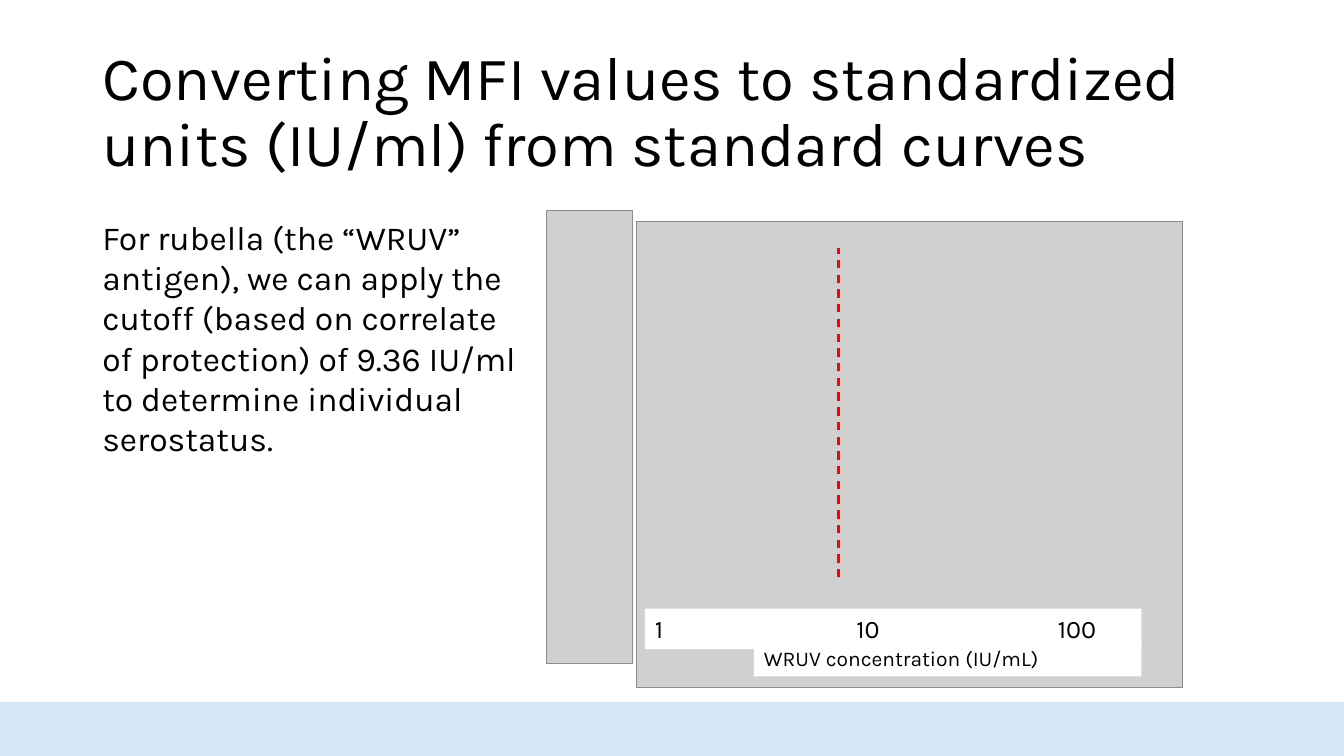
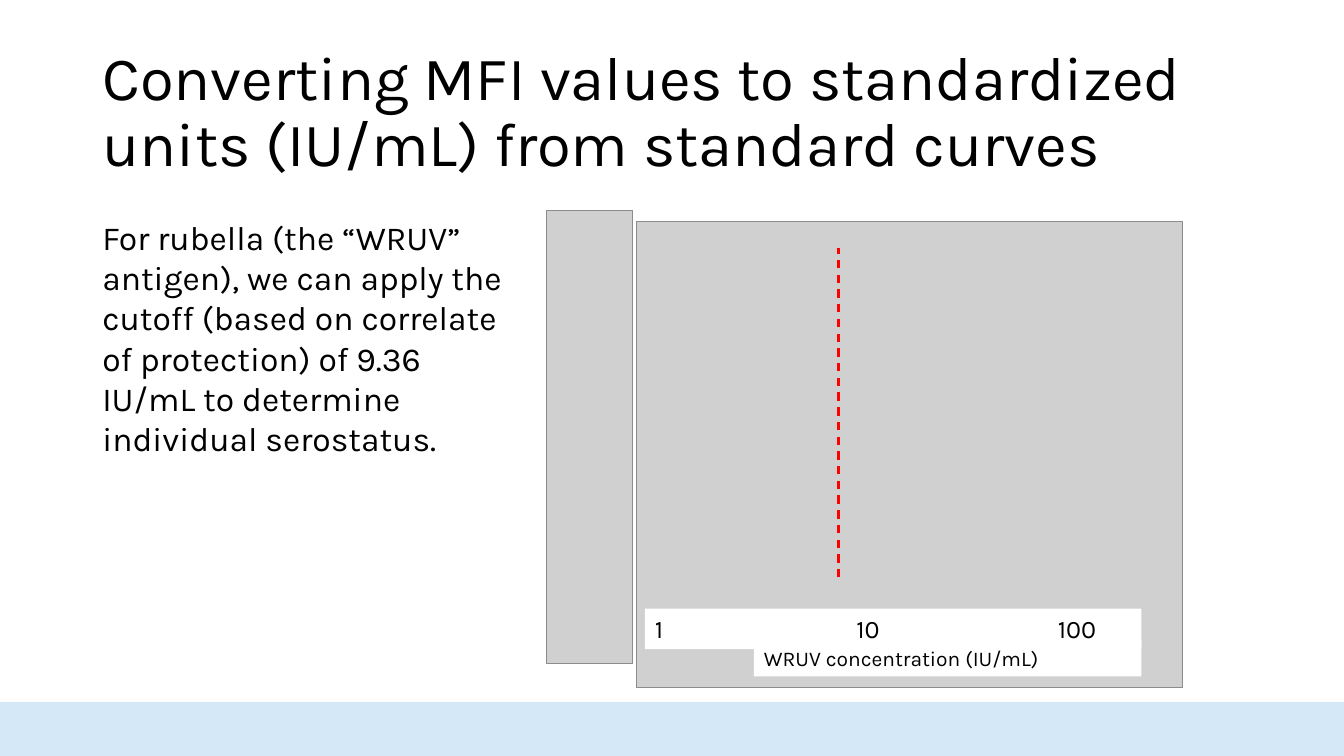
Before and after one commit to HopkinsIDD/seroanalytics_workshop, a slide deck: slide 13 of Part 4/Lecture 4.pptx. Drawn at 1344x756 pixels with LibreOffice and Linux fonts; fonts in the diff are those of the drawing; grey boxes stand for pictures; background and template pictures are left out. Boxes give left, top, right and bottom in pixels: in the first picture for what was removed or moved away, otherwise in the second. Text is boxed around its words. In the diff, an @@ line names an element or a change of style, - is before the commit and + after.

```diff
--- a/Part 4/Lecture 4.pptx
+++ b/Part 4/Lecture 4.pptx
@@ title at (102,57,1180,173): text changed @@
-Converting MFI values to standardized units (IU/ml) from standard curves
+Converting MFI values to standardized units (IU/mL) from standard curves
@@ text at (102,225,501,452): text changed @@
-For rubella (the “WRUV” antigen), we can apply the cutoff (based on correlate of protection) of 9.36 IU/ml to determine individual serostatus.
+For rubella (the “WRUV” antigen), we can apply the cutoff (based on correlate of protection) of 9.36 IU/mL to determine individual serostatus.
```
Also in this commit, not shown: 9 other slides changed, 9 slides removed, 3 other files.
